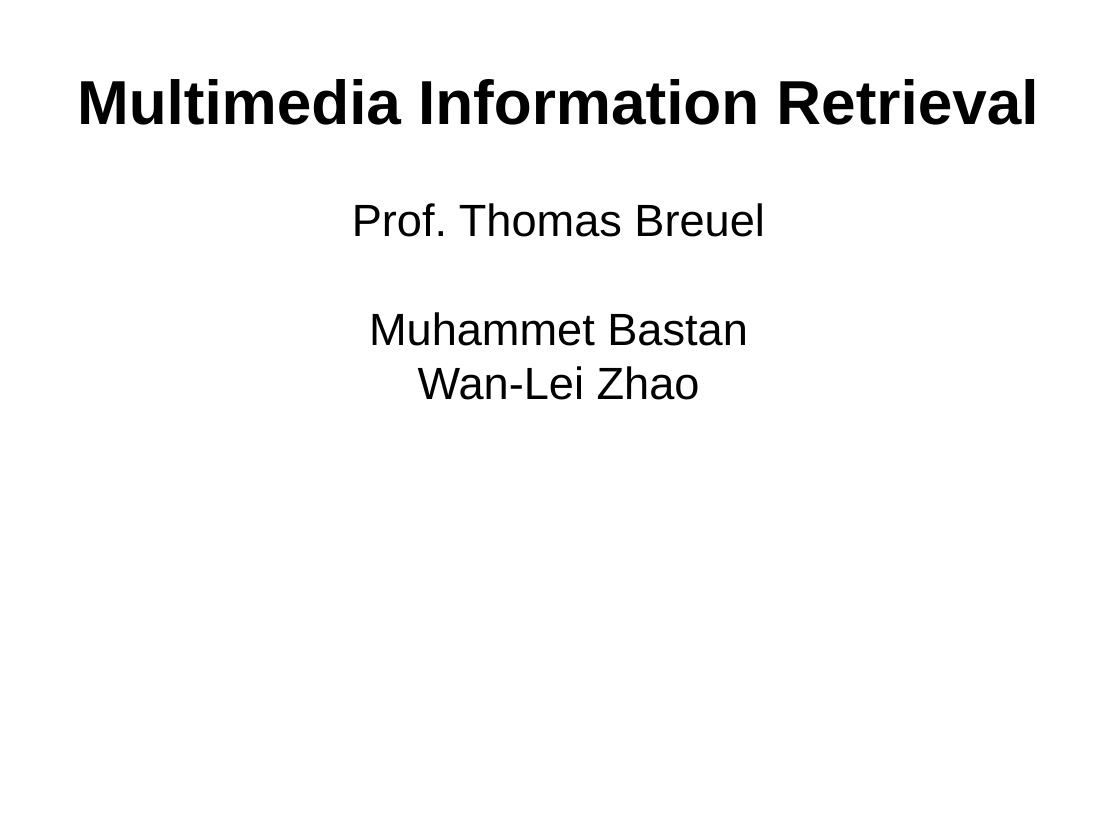
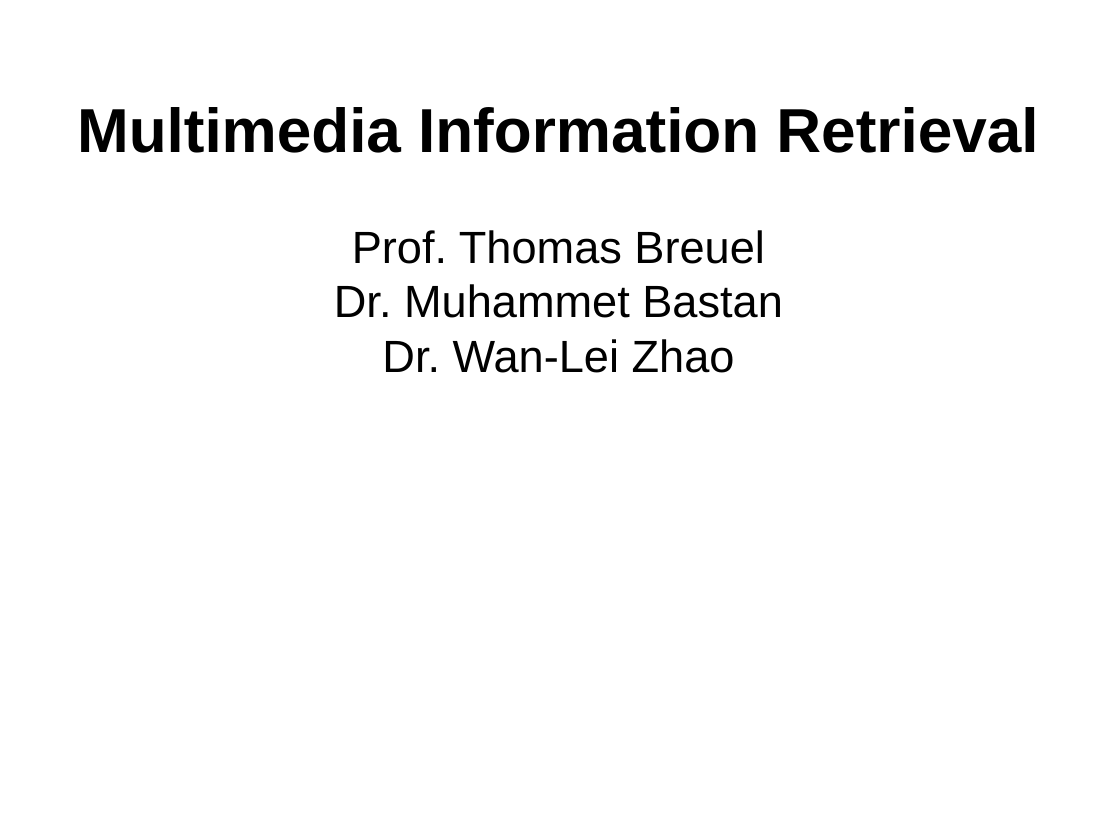
Before and after one commit to tmbdev-teaching/teaching-mmir, a slide deck: slide 1 of 01-intro.odp. Drawn at 1120x840 pixels with LibreOffice and Linux fonts; fonts in the diff are those of the drawing. Boxes give left, top, right and bottom in pixels: in the first picture for what was removed or moved away, otherwise in the second. Text is boxed around its words. In the diff, an @@ line names an element or a change of style, - is before the commit and + after.

```diff
--- a/01-intro.odp
+++ b/01-intro.odp
@@ subtitle at [334,284,783,373]: text changed @@
-Muhammet Bastan
-Wan-Lei Zhao
+Dr. Muhammet Bastan
+Dr. Wan-Lei Zhao
```
Also in this commit, not shown: 2 other files.
